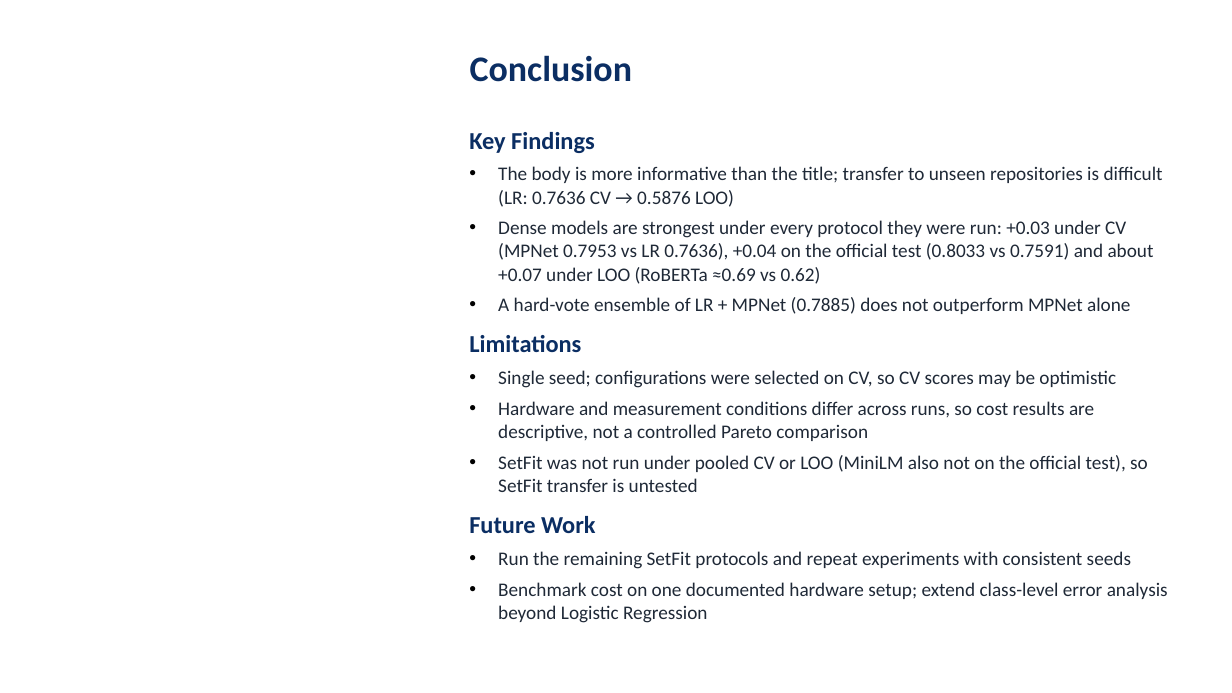
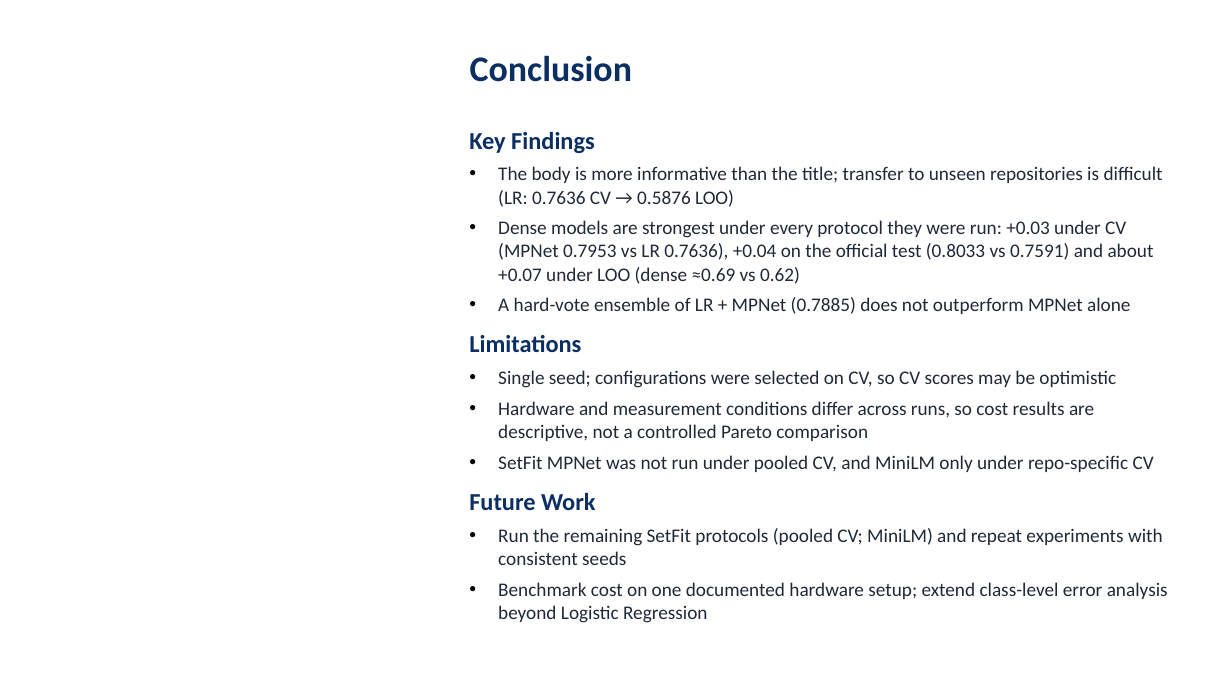
Before and after one commit to kiet21042003/nlbse24-issue-classification, a slide deck: slide 23 of presentation/Seminar_2_Slides.pptx. Drawn at 1232x693 pixels with LibreOffice and Linux fonts; fonts in the diff are those of the drawing; background and template pictures are left out. Boxes give left, top, right and bottom in pixels: in the first picture for what was removed or moved away, otherwise in the second. Text is boxed around its words. In the diff, an @@ line names an element or a change of style, - is before the commit and + after.

```diff
--- a/presentation/Seminar_2_Slides.pptx
+++ b/presentation/Seminar_2_Slides.pptx
@@ text at [498,220,1154,284]: text changed @@
-• Dense models are strongest under every protocol they were run: +0.03 under CV (MPNet 0.7953 vs LR 0.7636), +0.04 on the official test (0.8033 vs 0.7591) and about +0.07 under LOO (RoBERTa ≈0.69 vs 0.62)
+• Dense models are strongest under every protocol they were run: +0.03 under CV (MPNet 0.7953 vs LR 0.7636), +0.04 on the official test (0.8033 vs 0.7591) and about +0.07 under LOO (dense ≈0.69 vs 0.62)
@@ text at [498,455,1154,472]: text changed @@
-• SetFit was not run under pooled CV or LOO (MiniLM also not on the official test), so SetFit transfer is untested
+• SetFit MPNet was not run under pooled CV, and MiniLM only under repo-specific CV
@@ text at [498,528,1163,565]: text changed @@
-• Run the remaining SetFit protocols and repeat experiments with consistent seeds
+• Run the remaining SetFit protocols (pooled CV; MiniLM) and repeat experiments with consistent seeds
```
Also in this commit, not shown: 3 other slides changed, 13 other files.
